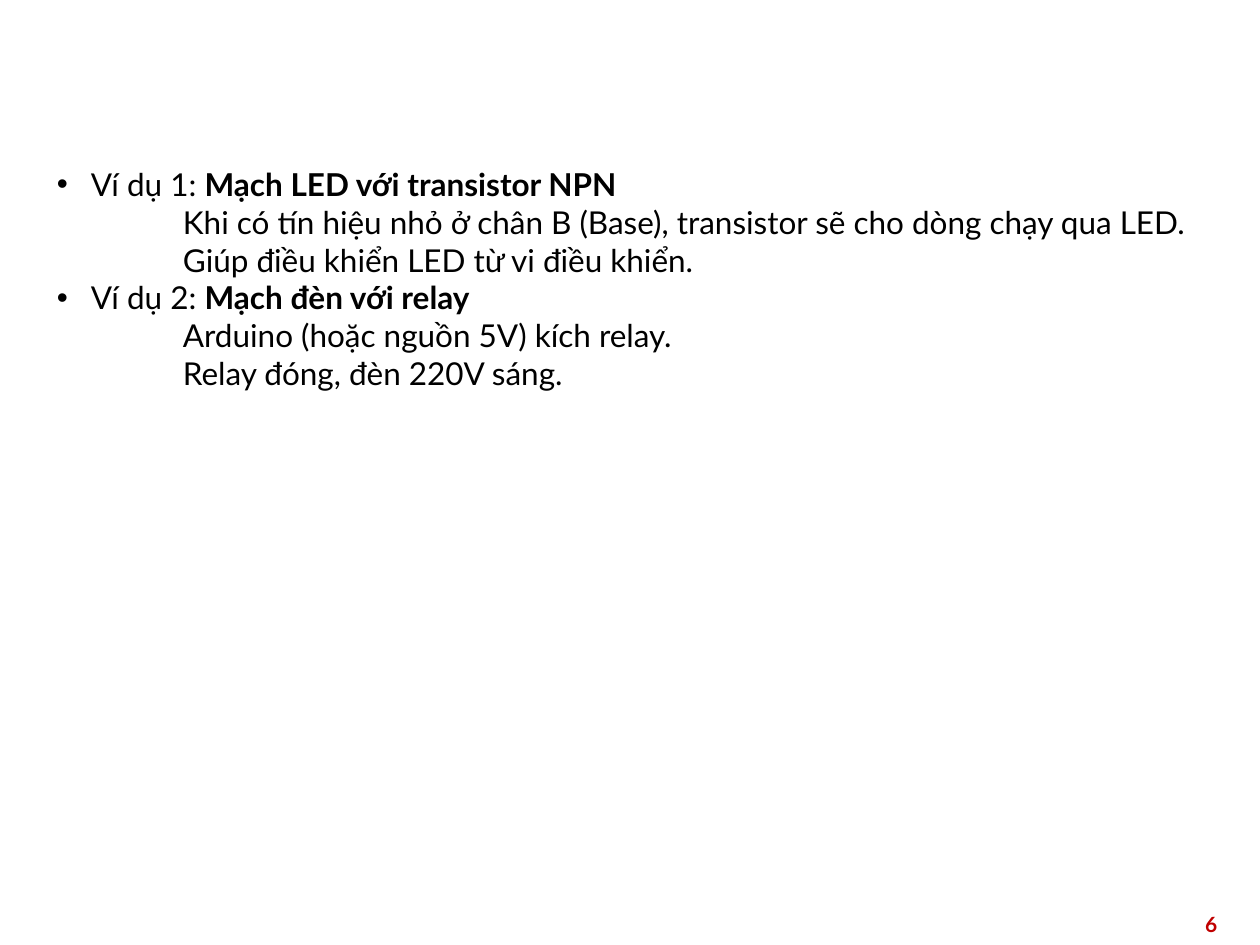
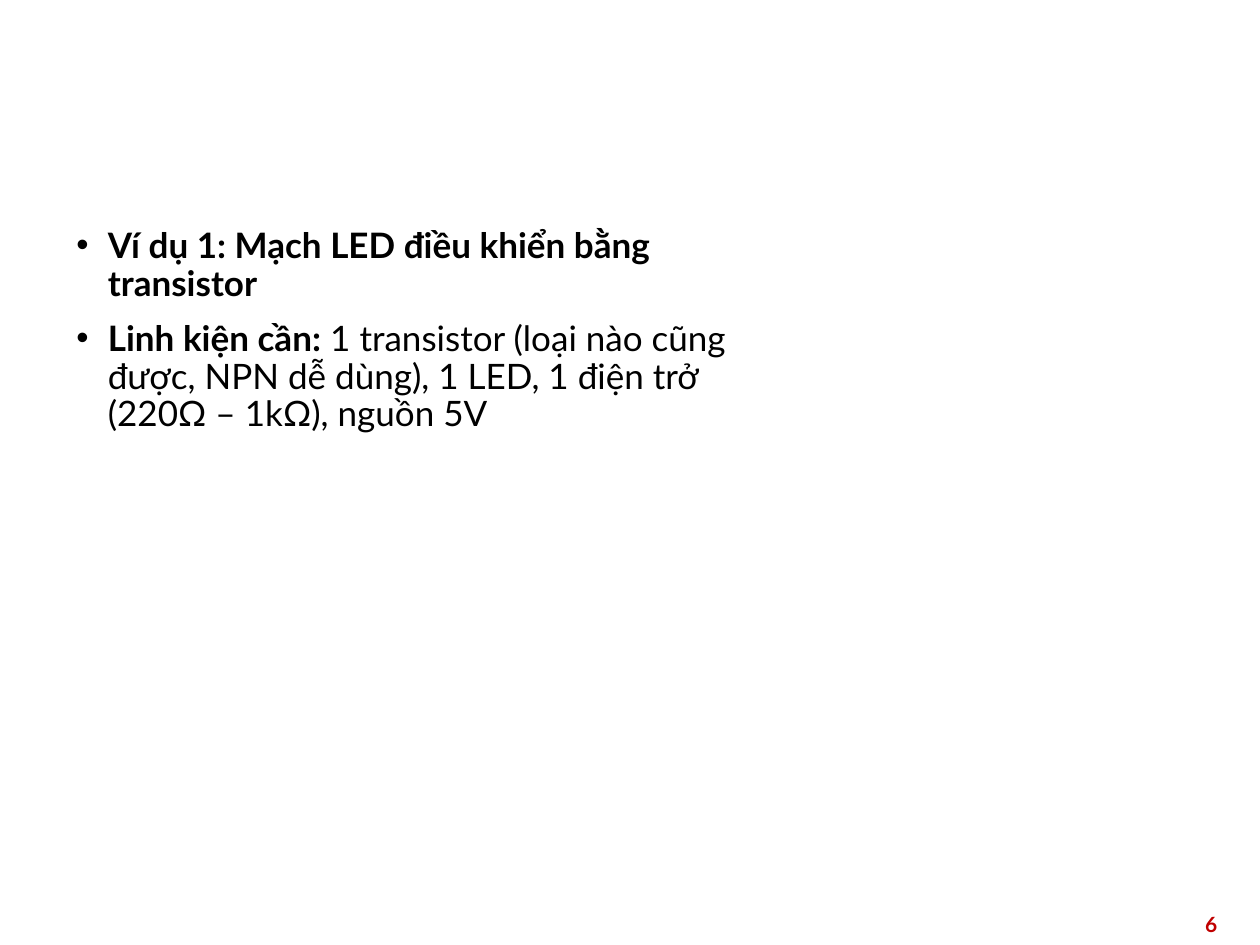
Before and after one commit to HuuThang812/BKAUTOADUINO, a slide deck: slide 6 of Bài Giảng/Buổi 1/Part 2 buổi 1.pptx. Drawn at 1260x945 pixels with LibreOffice and Linux fonts; fonts in the diff are those of the drawing; background and template pictures are left out. Boxes give left, top, right and bottom in pixels: in the first picture for what was removed or moved away, otherwise in the second. Text is boxed around its words. In the diff, an @@ line names an element or a change of style, - is before the commit and + after.

```diff
--- a/Bài Giảng/Buổi 1/Part 2 buổi 1.pptx
+++ b/Bài Giảng/Buổi 1/Part 2 buổi 1.pptx
@@ text at (108,228,726,433): text changed; size 18 to 20 pt @@
-• Ví dụ 1: Mạch LED với transistor NPN
-Khi có tín hiệu nhỏ ở chân B (Base), transistor sẽ cho dòng chạy qua LED.
-Giúp điều khiển LED từ vi điều khiển.
-• Ví dụ 2: Mạch đèn với relay
-Arduino (hoặc nguồn 5V) kích relay.
-Relay đóng, đèn 220V sáng.
+• Ví dụ 1: Mạch LED điều khiển bằng transistor
+• Linh kiện cần: 1 transistor (loại nào cũng được, NPN dễ dùng), 1 LED, 1 điện trở (220Ω – 1kΩ), nguồn 5V
```
Also in this commit, not shown: 2 other slides changed, 1 slide added.
